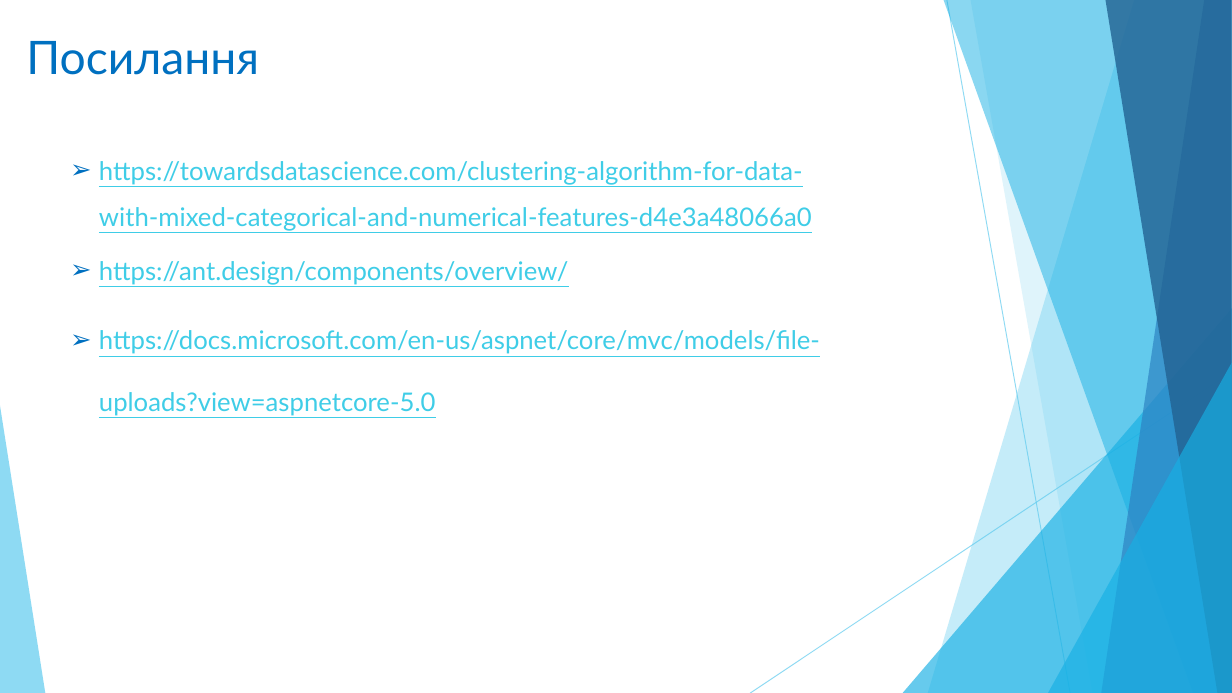
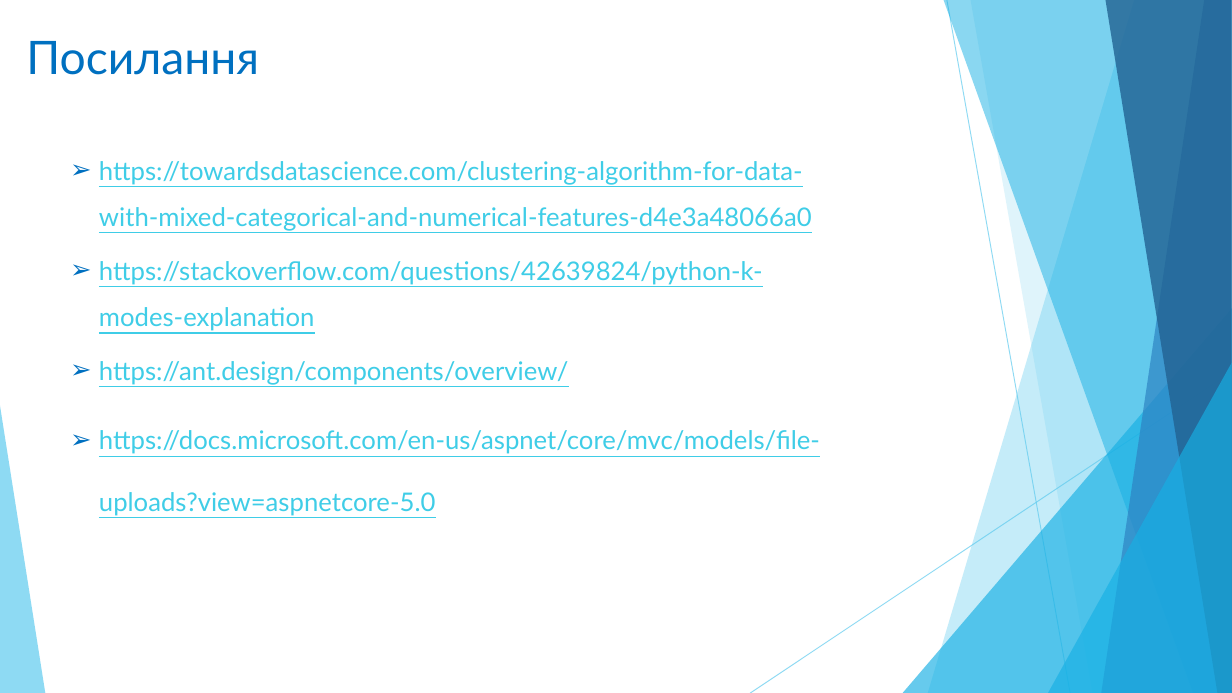
Before and after one commit to zelo2000/Xema, a slide deck: slide 14 of Documents/Presentation_1.pptx (slide 12 before the commit). Drawn at 1232x693 pixels with LibreOffice and Linux fonts; fonts in the diff are those of the drawing. Boxes give left, top, right and bottom in pixels: in the first picture for what was removed or moved away, otherwise in the second. Text is boxed around its words. In the diff, an @@ line names an element or a change of style, - is before the commit and + after.

```diff
--- a/Documents/Presentation_1.pptx
+++ b/Documents/Presentation_1.pptx
@@ text at box(99, 261, 763, 331): paragraph added @@
+➢ https://stackoverflow.com/questions/42639824/python-k-modes-explanation
```
Also in this commit, not shown: 2 other slides changed, 2 slides added, 1 other file.
